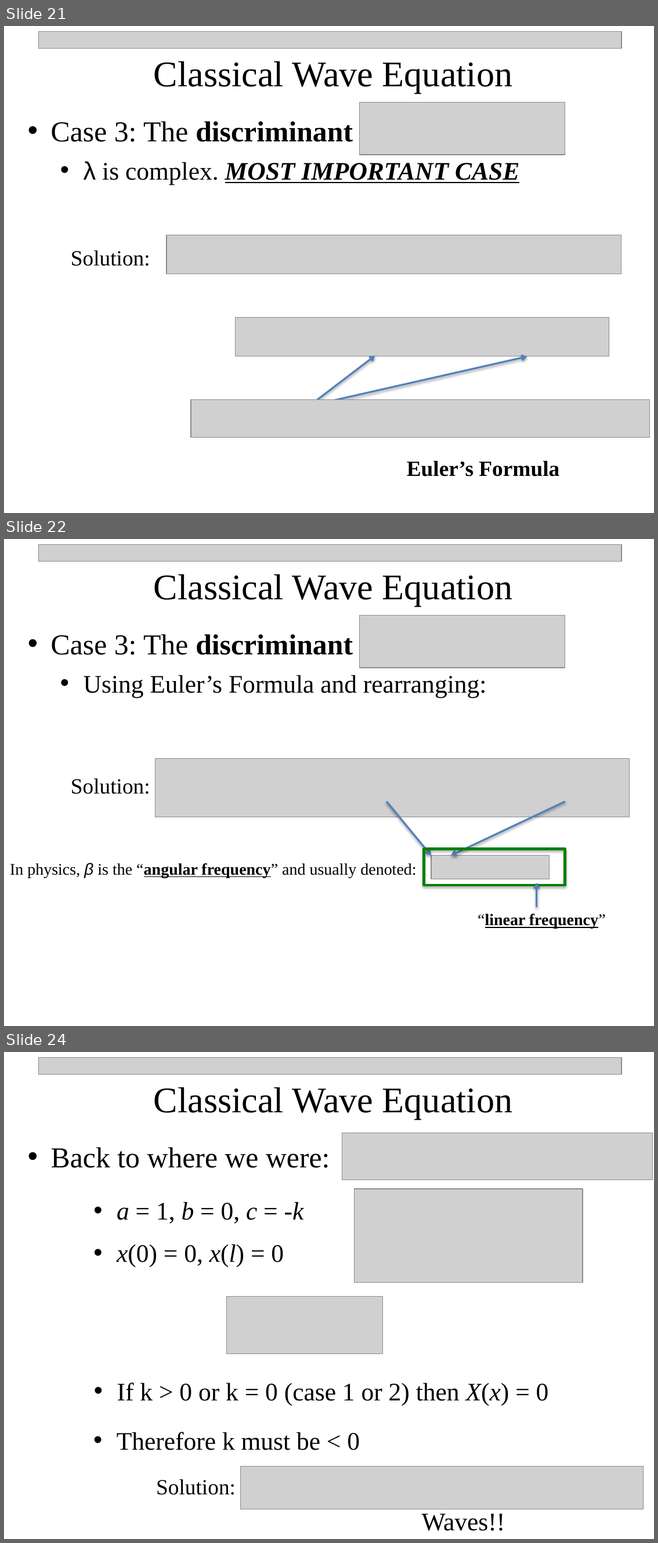
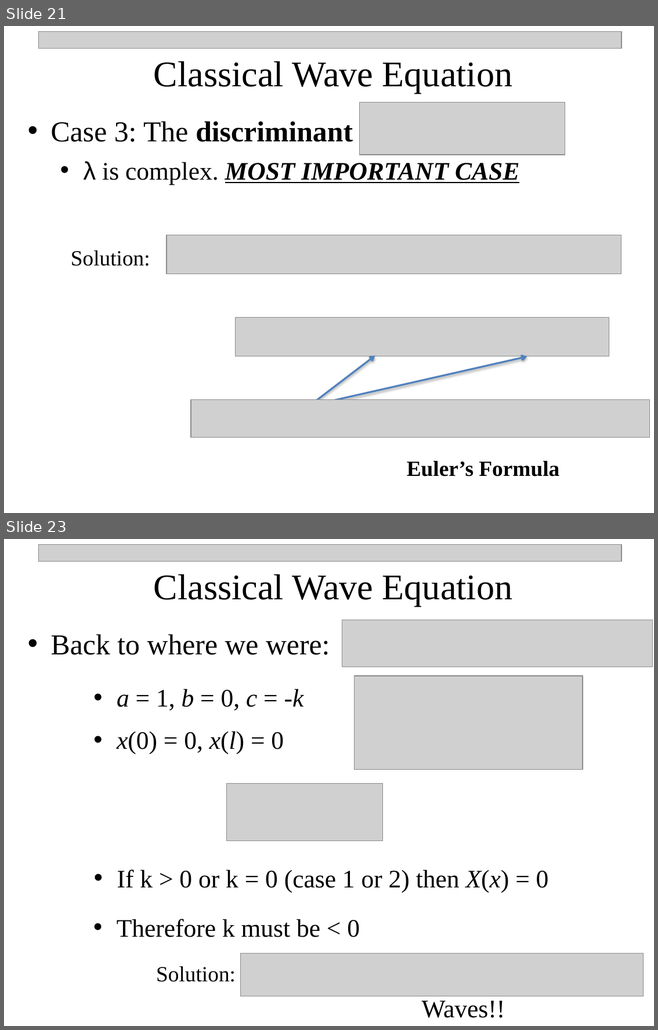
Before and after one commit to npetraco/CHE302, a slide deck: Notes/1_Intro_Classical_Waves.pptx. Shown one above the other, each under a label of ours: slides 21, 22 and 24 before the commit, slides 21 and 23 after it; the slides between them are not shown. The pictures are 658x1543 and 658x1030 pixels, drawn with LibreOffice and Linux fonts; fonts in the diff are those of the drawing; grey boxes stand for pictures. Boxes give left, top, right and bottom in pixels: in the first picture for what was removed or moved away, otherwise in the second. Text is boxed around its words. In the diff, an @@ line names an element or a change of style, - is before the commit and + after.

```diff
--- a/Notes/1_Intro_Classical_Waves.pptx
+++ b/Notes/1_Intro_Classical_Waves.pptx
@@ slide 22 removed at (x1=4, y1=539, x2=654, y2=1026), background #FFFFFF @@
@@ picture removed at (x1=38, y1=544, x2=621, y2=561) @@
@@ text removed at (x1=154, y1=574, x2=512, y2=606) @@
-Classical Wave Equation
@@ picture removed at (x1=360, y1=616, x2=565, y2=668) @@
@@ text removed at (x1=51, y1=634, x2=486, y2=697) @@
-• Case 3: The discriminant
-  • Using Euler’s Formula and rearranging:
@@ picture removed at (x1=155, y1=759, x2=629, y2=817) @@
@@ text removed at (x1=71, y1=779, x2=150, y2=794) @@
-Solution:
@@ arrow removed from (387, 801) to (431, 855) @@
@@ arrow removed from (565, 801) to (451, 855) @@
@@ rectangle removed at (x1=424, y1=849, x2=565, y2=885) @@
@@ text removed at (x1=10, y1=863, x2=416, y2=878) @@
-In physics, β is the “angular frequency” and usually denoted:
@@ picture removed at (x1=431, y1=855, x2=549, y2=879) @@
@@ arrow removed from (536, 907) to (536, 884) @@
@@ text removed at (x1=477, y1=914, x2=605, y2=929) @@
-“linear frequency”
@@ what was slide 24 is now slide 23 @@
```
Also in this commit, not shown: 1 slide changed, 3 other files.
